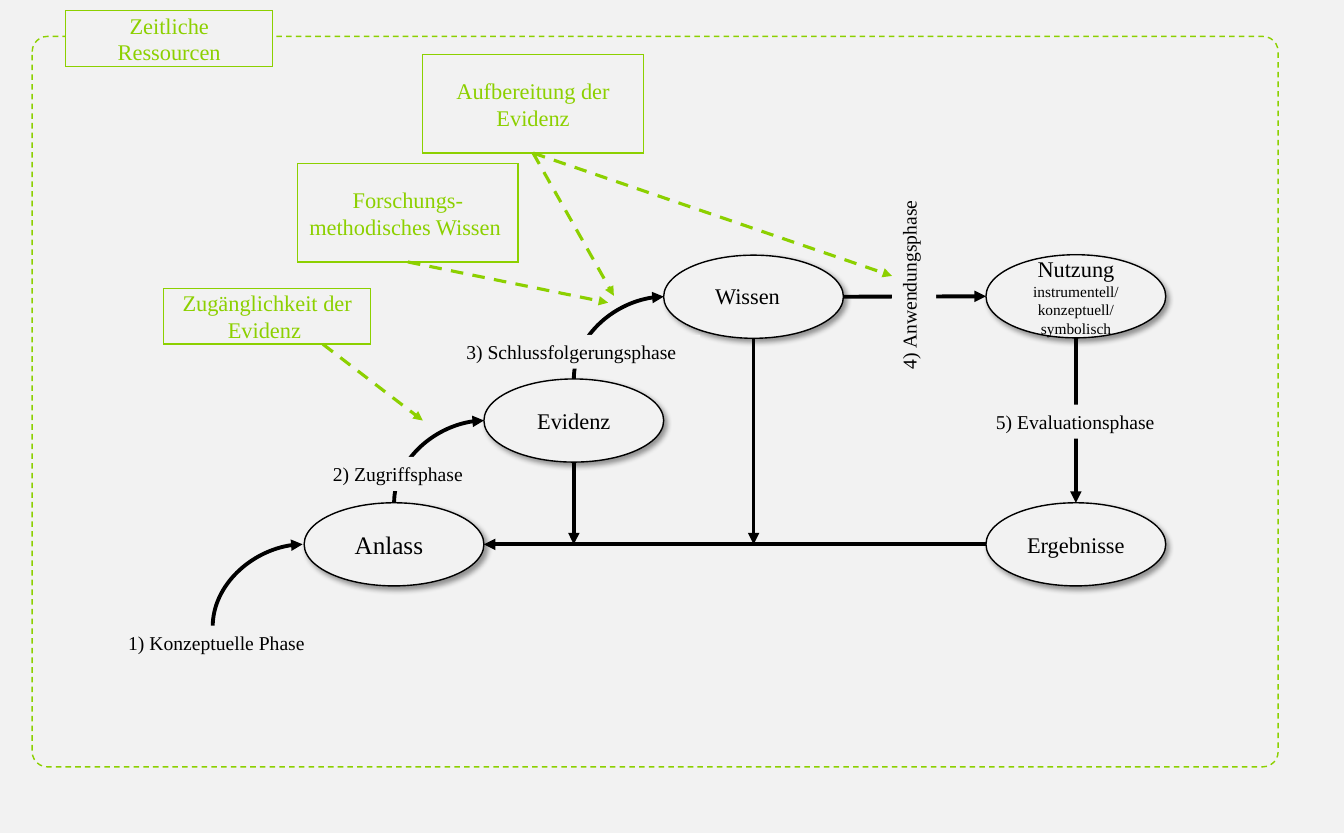
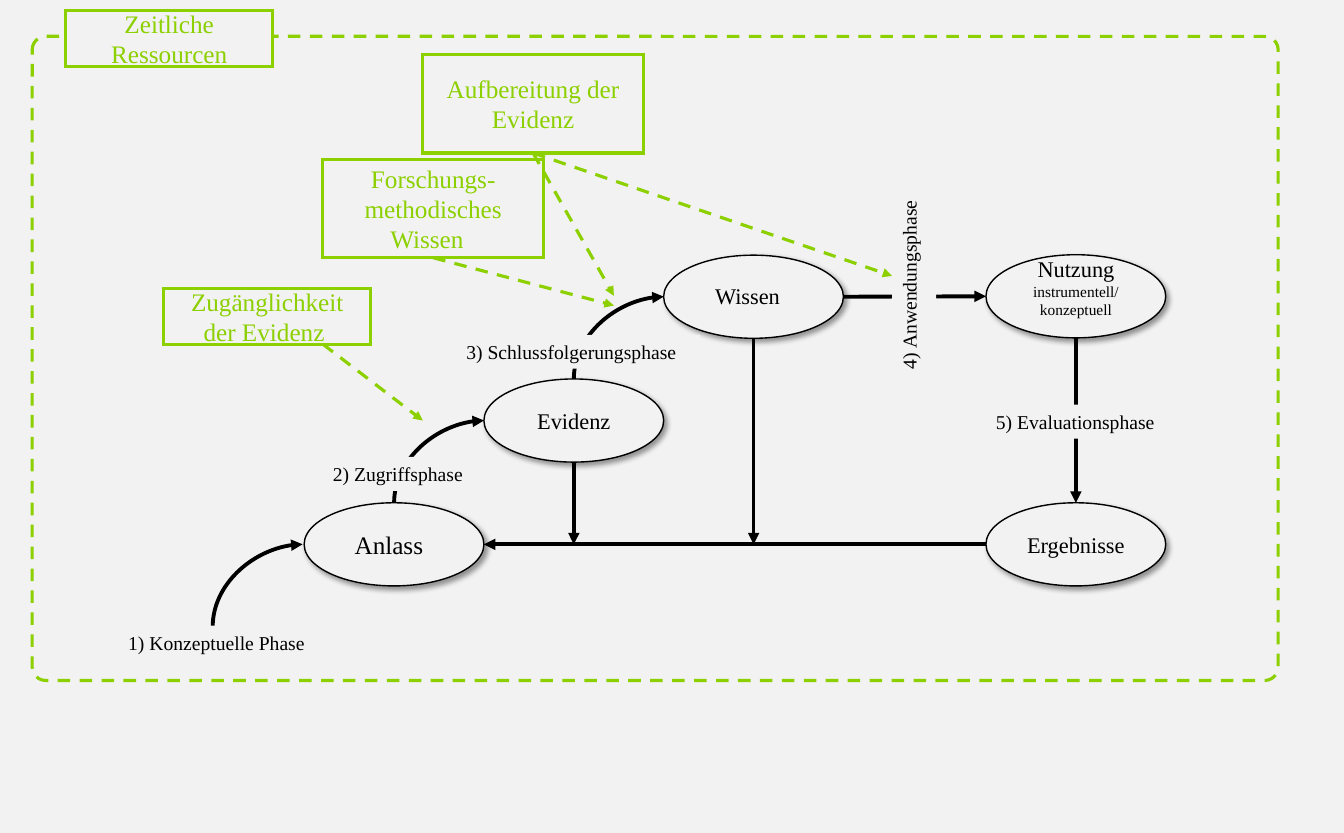
Before and after one commit to kirstinschmidt/GEBF_2025, a slide deck: slide 5 of img/Groß_Ophoff et al (2023)_adapted.pptx. Drawn at 1344x833 pixels with LibreOffice and Linux fonts; fonts in the diff are those of the drawing. Boxes give left, top, right and bottom in pixels: in the first picture for what was removed or moved away, otherwise in the second. Text is boxed around its words. In the diff, an @@ line names an element or a change of style, - is before the commit and + after.

```diff
--- a/img/Groß_Ophoff et al (2023)_adapted.pptx
+++ b/img/Groß_Ophoff et al (2023)_adapted.pptx
@@ rounded rectangle: place and size @@
-rounded rectangle at box(32, 36, 1278, 767)
+rounded rectangle at box(32, 36, 1278, 681)
@@ rounded rectangle at box(32, 36, 1278, 681): outline #8CD000 1 pt dashed to #8CD000 2.25 pt dashed @@
@@ size 16 to 18 pt; outline #8CD000 1 pt to #8CD000 2.25 pt in 4 elements at box(422, 54, 643, 153), box(163, 288, 370, 344), box(66, 11, 272, 67), box(323, 159, 543, 258) @@
@@ rectangle "Forschungs-methodisches Wissen": place and size @@
-rectangle "Forschungs-methodisches Wissen" at box(297, 163, 518, 262)
+rectangle "Forschungs-methodisches Wissen" at box(323, 159, 543, 258)
@@ arrow moved from (408, 262) - (608, 302) to (434, 258) - (614, 306) @@
@@ text at box(1040, 304, 1112, 319): text changed @@
-konzeptuell/
-symbolisch
+konzeptuell
```
Also in this commit, not shown: 5 other slides changed, 1 slide added, 22 other files.
